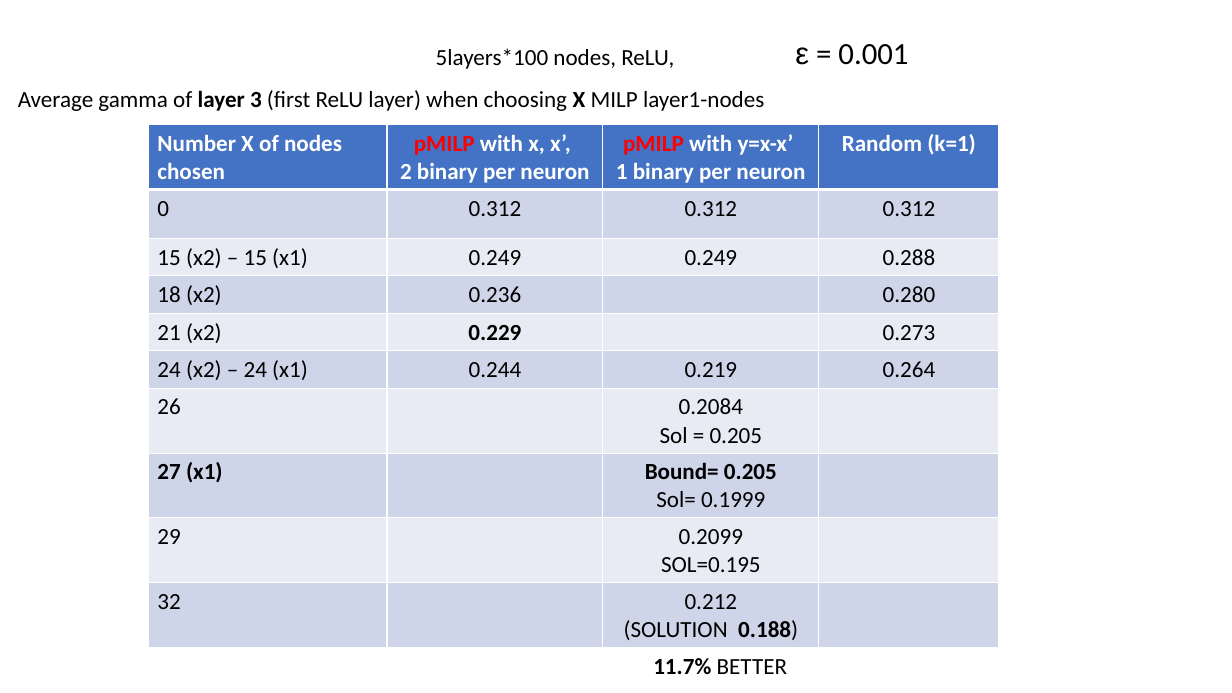
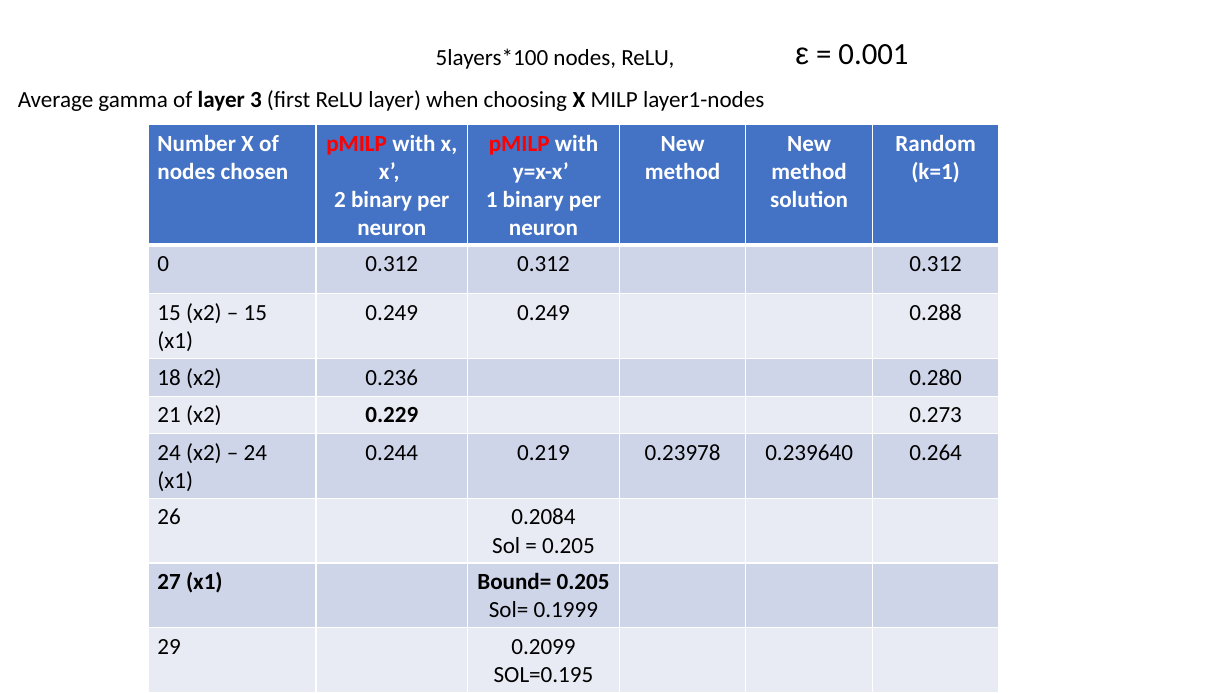
Before and after one commit to blaisegenest/vericompensate, a slide deck: slide 19 of lipschitz/Liptscitz.pptx. Drawn at 1232x693 pixels with LibreOffice and Linux fonts; fonts in the diff are those of the drawing. Boxes give left, top, right and bottom in pixels: in the first picture for what was removed or moved away, otherwise in the second. Text is boxed around its words. In the diff, an @@ line names an element or a change of style, - is before the commit and + after.

Commit message:
update the table

```diff
--- a/lipschitz/Liptscitz.pptx
+++ b/lipschitz/Liptscitz.pptx
@@ table at <box>148,125,999,693</box> @@
+column 4: New method |  |  |  |  | 0.23978 |  |  |  | 
+column 5: New method solution |  |  |  |  | 0.239640 |  |  |  | 
@@ text removed at <box>653,658,787,674</box> @@
-11.7% BETTER
```
Also in this commit, not shown: 1 other slide changed.
